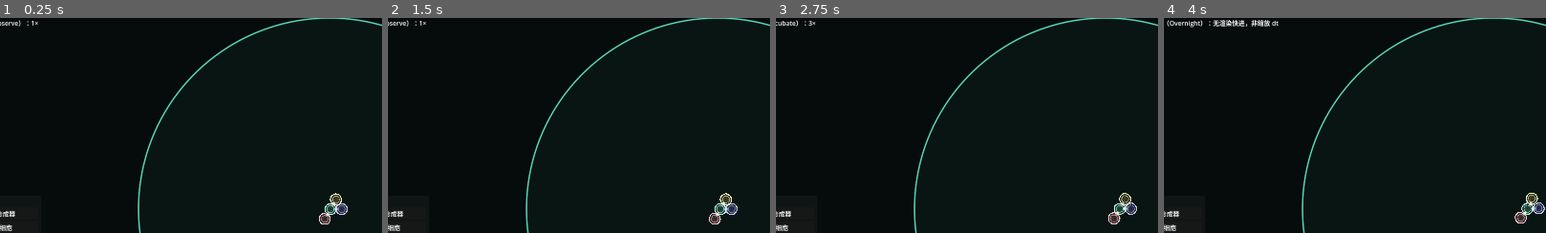
Above: before the commit, frames 1-4 (left to right).
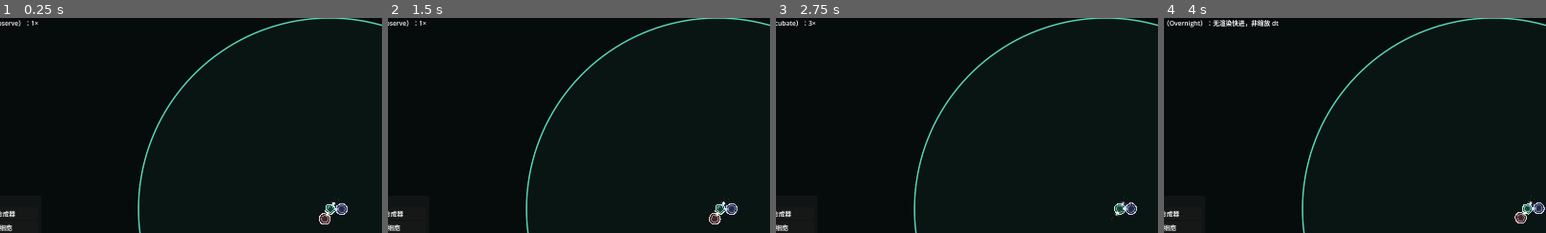
Above: after the commit, the same moments.

Repository: Oatol/cellarium
Game: Godot game, scene res://scenes/main.tscn
The game is run twice, just before and just after one commit, with the same random seed, the same clock (stepped at 60 frames per second) and the same inputs.
Inputs:
- Up to frame 1 (0.25 s): no input
- Up to frame 2 (1.5 s): click "冻结" at 0.5 s; click "观察" at 1.25 s
- Up to frame 3 (2.75 s): click "培养" at 2 s
- Up to frame 4 (4 s): click "慢速观察" at 2.75 s; click "过夜培养" at 3.5 s
The pictures show only the part of the screen within x 7-57%, y 6-56%; the shares and areas given below are measured in that part.

The runs differ from the first frame. In frame 1, 0.2% of the frame differs, in the area x 85-90%, y 81-92%; in frame 2, 0.2%; in frame 3, 0.3%, in the area x 87-93%, y 81-96%; in frame 4, 0.2%.

Commit message:
v0.8.9: stabilize shared contact chord outline

Diff:
--- a/godot/cellarium-release/scripts/rendering/CellContactChords.gd
+++ b/godot/cellarium-release/scripts/rendering/CellContactChords.gd
@@ -24,10 +24,12 @@
 	var middle: Vector2 = p0 + direction * d
 	var perpendicular: Vector2 = Vector2(-direction.y, direction.x)
 	var h: float = sqrt(h_squared)
+	# Cell Lab d(int) 的端点顺序：endpoint1 = middle - perp*h，endpoint2 = middle + perp*h。
+	# 与 A[] 的 a/b/c/d 顺序保持一致，后续排序与圆弧重建才能稳定。
 	return {
 		"valid": true,
-		"a": middle + perpendicular * h,
-		"b": middle - perpendicular * h,
+		"a": middle - perpendicular * h,
+		"b": middle + perpendicular * h,
 		"normal": direction,
 		"distance": s
 	}
@@ -104,3 +106,173 @@
 		if not occluded:
 			kept.append(chord)
 	return kept
+
+## 把世界端点转成 Cell Lab A[] 风格的局部端点。
+## 半径取两端点到中心距离的平均，保证即使 visual_radius 与物理半径不同，
+## 弦端点仍落在重建轮廓的单位圆上；angle 用于撤销速度拉伸造成的视觉旋转。
+static func make_unit_chords(
+	world_chords: Array,
+	center: Vector2,
+	angle: float,
+	fallback_radius: float
+) -> Array:
+	var result: Array = []
+	for item in world_chords:
+		var endpoint_a: Vector2 = (item.get("a", Vector2.ZERO) - center).rotated(-angle)
+		var endpoint_b: Vector2 = (item.get("b", Vector2.ZERO) - center).rotated(-angle)
+		var length_a: float = endpoint_a.length()
+		var length_b: float = endpoint_b.length()
+		var chord_radius: float = (length_a + length_b) * 0.5
+		if chord_radius < 0.000001:
+			chord_radius = maxf(0.0001, fallback_radius)
+		result.append({
+			"local_a": endpoint_a / chord_radius,
+			"local_b": endpoint_b / chord_radius,
+			"kind": int(item.get("kind", 0)),
+			"peer": int(item.get("peer", -1)),
+			"occluded": false,
+			"truncated": false
+		})
+	return result
+
+## Cell Lab a(FFFF) 第一层：两弦内部相交时截断端点。
+## 与 d15/d16 参数判据等价，d17 符号决定保留哪一侧；只改视图数据，不写模拟状态。
+static func truncate_intersections(chords: Array) -> void:
+	var count: int = chords.size()
+	for index in range(count):
+		var current: Dictionary = chords[index]
+		if bool(current.get("occluded", false)):
+			continue
+		for offset in range(1, count):
+			var other_index: int = (index + offset) % count
+			var other: Dictionary = chords[other_index]
+			if bool(other.get("occluded", false)):
+				continue
+			var p_i: Vector2 = current.get("local_a", Vector2.ZERO)
+			var q_i: Vector2 = current.get("local_b", Vector2.ZERO)
+			var p_j: Vector2 = other.get("local_a", Vector2.ZERO)
+			var q_j: Vector2 = other.get("local_b", Vector2.ZERO)
+			var v_i: Vector2 = q_i - p_i
+			var v_j: Vector2 = q_j - p_j
+			var denominator: float = cross2(v_i, v_j)
+			if absf(denominator) < 0.000000001:
+				continue
+			var delta: Vector2 = p_j - p_i
+			var t: float = cross2(delta, v_j) / denominator
+			var s: float = cross2(delta, v_i) / denominator
+			if t <= 0.0 or t >= 1.0 or s <= 0.0 or s >= 1.0:
+				continue
+			var intersection: Vector2 = p_i + v_i * t
+			var d17: float = cross2(v_j, q_i - p_j)
+			if d17 < 0.0:
+				current["local_b"] = intersection
+				other["local_a"] = intersection
+				current["truncated"] = true
+			else:
+				current["local_a"] = intersection
+				other["local_b"] = intersection
+				other["truncated"] = true
+			if cross2(current["local_a"], current["local_b"]) < 0.0:
+				current["occluded"] = true
+			if cross2(other["local_a"], other["local_b"]) < 0.0:
+				other["occluded"] = true
+
+## Cell Lab a(FFFF) 第二层：d26 遮挡标记，带端点重合剔除。
+static func mark_occluded(chords: Array) -> void:
+	var count: int = chords.size()
+	for index in range(count):
+		var current: Dictionary = chords[index]
+		if bool(current.get("occluded", false)):
+			continue
+		var p_i: Vector2 = current.get("local_a", Vector2.ZERO)
+		var q_i: Vector2 = current.get("local_b", Vector2.ZERO)
+		for other_index in range(count):
+			if other_index == index:
+				continue
+			var other: Dictionary = chords[other_index]
+			if bool(other.get("occluded", false)):
+				continue
+			var p_j: Vector2 = other.get("local_a", Vector2.ZERO)
+			var q_j: Vector2 = other.get("local_b", Vector2.ZERO)
+			if (p_i == q_j and q_i == p_j) or (p_i == p_j and q_i == q_j):
+				continue
+			var v_j: Vector2 = q_j - p_j
+			var denominator: float = cross2(p_i, v_j)
+			if absf(denominator) < 0.000000001:
+				continue
+			var d26: float = cross2(p_j, v_j) / denominator
+			if d26 > 0.0 and d26 < 1.0:
+				current["occluded"] = true
+				break
+
+## u.compareTo() 的 Godot 等价：剔除弦置末，其余按 Cell Lab 的 a/b 斜率键排序
+## （等价于极角 atan2(b,a) 在 [0,2π) 升序）。返回 true 表示 left 应排在 right 前。
+static func chord_less(left: Dictionary, right: Dictionary) -> bool:
+	var left_hidden: bool = bool(left.get("occluded", false))
+	var right_hidden: bool = bool(right.get("occluded", false))
+	if left_hidden and right_hidden:
+		return false
+	if left_hidden:
+		return false
+	if right_hidden:
+		return true
+	var p_left: Vector2 = left.get("local_a", Vector2.ZERO)
+	var p_right: Vector2 = right.get("local_a", Vector2.ZERO)
+	if p_right.y * p_left.y < 0.0:
+		return p_left.y > 0.0
+	return p_right.y * p_left.x > p_left.y * p_right.x
+
+static func sort_chords(chords: Array) -> Array:
+	var sorted_chords: Array = chords.duplicate()
+	for index in range(1, sorted_chords.size()):
+		var value: Dictionary = sorted_chords[index]
+		var cursor: int = index - 1
+		while cursor >= 0:
+			var previous: Dictionary = sorted_chords[cursor]
+			if not chord_less(value, previous):
+				break
+			sorted_chords[cursor + 1] = previous
+			cursor -= 1
+		sorted_chords[cursor + 1] = value
+	return sorted_chords
+
+## 按 Cell Lab 的固定顺序：相交截断 → 遮挡剔除 → 排序。
+static func prepare_for_render(chords: Array) -> Array:
+	truncate_intersections(chords)
+	mark_occluded(chords)
+	var kept: Array = []
+	for chord in chords:
+		if not bool(chord.get("occluded", false)):
+			kept.append(chord)
+	return sort_chords(kept)
+
+## 用弦端点 + 单位圆弧重建轮廓，替代「呼吸膜 + 顺序相关半平面裁剪」。
+## 弦段本身作为边界，非截断弦之后补解析圆弧，因此接触点不会随相位或裁剪顺序跳动。
+static func build_outline(chords: Array, arc_steps: int = 3) -> PackedVector2Array:
+	var result: PackedVector2Array = PackedVector2Array()
+	var count: int = chords.size()
+	if count == 0:
+		return result
+	var steps: int = maxi(1, arc_steps)
+	for index in range(count):
+		var current: Dictionary = chords[index]
+		var endpoint_a: Vector2 = current.get("local_a", Vector2.ZERO)
+		var endpoint_b: Vector2 = current.get("local_b", Vector2.ZERO)
+		result.append(endpoint_a)
+		result.append(endpoint_b)
+		var next: Dictionary = chords[(index + 1) % count]
+		var next_a: Vector2 = next.get("local_a", Vector2.ZERO)
+		if endpoint_b.distance_squared_to(next_a) < 0.0000000001:
+			continue
+		var cross_value: float = endpoint_b.x * next_a.y - next_a.x * endpoint_b.y
+		var start_angle: float = atan2(endpoint_b.y, endpoint_b.x)
+		var end_angle: float = atan2(next_a.y, next_a.x)
+		var span: float = fposmod(end_angle - start_angle, TAU)
+		if span < 0.00001:
+			continue
+		var arc_count: int = 4 if cross_value <= 0.0 else steps
+		for step in range(1, arc_count + 1):
+			var ratio: float = float(step) / float(arc_count + 1)
+			var angle_value: float = start_angle + span * ratio
+			result.append(Vector2(cos(angle_value), sin(angle_value)))
+	return result
--- a/godot/cellarium-release/scripts/rendering/CellView.gd
+++ b/godot/cellarium-release/scripts/rendering/CellView.gd
@@ -113,20 +113,17 @@
 	var unit: PackedVector2Array = _membrane.outline(_shape_time, _stretch)
 	var angle: float = 0.0 if _stretch < 0.001 else _velocity.angle()
 	if not _chords.is_empty():
-		# 共享弦路径：弦端点由渲染层成对计算并原样下发，双方膜在接触处共边。
-		# 先剔除被遮挡的弦，再把轮廓裁到每条弦的内侧（保留细胞中心一侧）。
-		var unit_chords: Array = []
-		for chord in _chords:
-			var endpoint_a: Vector2 = chord.get("a", Vector2.ZERO)
-			var endpoint_b: Vector2 = chord.get("b", Vector2.ZERO)
-			unit_chords.append({
-				"local_a": (endpoint_a - global_position).rotated(-angle) / visual_radius,
-				"local_b": (endpoint_b - global_position).rotated(-angle) / visual_radius,
-				"kind": int(chord.get("kind", 0))
-			})
-		unit_chords = CHORDS.call("cull_occluded", unit_chords)
-		for chord in unit_chords:
-			unit = CHORDS.call("clip_keep_origin", unit, chord["local_a"], chord["local_b"])
+		# 共享弦路径按 Cell Lab a(FFFF) 的顺序：相交截断 → 遮挡剔除 → 排序 → 圆弧重建轮廓。
+		# 不再用呼吸扰动的膜做顺序相关半平面裁剪，接触点因此不会随相位或邻居顺序抽搐。
+		var unit_chords: Array = CHORDS.call("make_unit_chords", _chords, global_position, angle, visual_radius)
+		var prepared: Array = CHORDS.call("prepare_for_render", unit_chords)
+		var chord_outline: PackedVector2Array = CHORDS.call("build_outline", prepared, 3)
+		if chord_outline.size() >= 3:
+			unit = chord_outline
+		else:
+			# 退化回退：保留旧半平面裁剪，避免极端几何下轮廓为空。
+			for chord in prepared:
+				unit = CHORDS.call("clip_keep_origin", unit, chord["local_a"], chord["local_b"])
 	var world_points: PackedVector2Array = PackedVector2Array()
 	var inner_points: PackedVector2Array = PackedVector2Array()
 	for point in unit:
--- a/godot/cellarium-release/tools/SmokeTest.gd
+++ b/godot/cellarium-release/tools/SmokeTest.gd
@@ -1892,10 +1892,12 @@
 	if organelle_count < 5:
 		push_error("SmokeTest: procedural cell needs at least 5 organelles")
 		instance.queue_free(); return false
-	if body.polygon.size() < 64 or int(first_view.call("get_outline_point_count")) < 64:
-		push_error("SmokeTest: elastic membrane outline not generated")
-		instance.queue_free(); return false
-	if inner_ring.points.size() < 64 or nucleus.polygon.size() < 8:
+	var initial_chord_count: int = int(first_view.call("get_chord_count"))
+	var minimum_outline_points: int = 4 if initial_chord_count > 0 else 64
+	if body.polygon.size() < minimum_outline_points or int(first_view.call("get_outline_point_count")) < minimum_outline_points:
+		push_error("SmokeTest: membrane outline not generated")
+		instance.queue_free(); return false
+	if inner_ring.points.size() < minimum_outline_points or nucleus.polygon.size() < 8:
 		push_error("SmokeTest: inner ring / nucleus not generated")
 		instance.queue_free(); return false
 	# 极高碰撞速度下形变也必须受限，不能拉成夸张椭圆。
@@ -2001,6 +2003,42 @@
 	if kept.size() != 1:
 		push_error("SmokeTest: cull_occluded must drop the hidden chord")
 		return false
+	# 弦轮廓必须与输入顺序无关，且弦端点就是膜顶点；这是消除接触点抽搐的核心契约。
+	var left_chord: Dictionary = {"a": Vector2(-6.0, -2.0), "b": Vector2(-6.0, 2.0), "peer": 0}
+	var right_chord: Dictionary = {"a": Vector2(6.0, -2.0), "b": Vector2(6.0, 2.0), "peer": 1}
+	var unit_forward: Array = helper.call(
+		"make_unit_chords", [left_chord, right_chord], Vector2.ZERO, 0.0, 7.0
+	)
+	var prepared_forward: Array = helper.call("prepare_for_render", unit_forward)
+	var outline_forward: PackedVector2Array = helper.call("build_outline", prepared_forward, 3)
+	var unit_reverse: Array = helper.call(
+		"make_unit_chords", [right_chord, left_chord], Vector2.ZERO, 0.0, 7.0
+	)
+	var prepared_reverse: Array = helper.call("prepare_for_render", unit_reverse)
+	var outline_reverse: PackedVector2Array = helper.call("build_outline", prepared_reverse, 3)
+	if outline_forward.size() < 4 or outline_forward.size() != outline_reverse.size():
+		push_error("SmokeTest: chord outline must be stable under input permutation")
+		return false
+	for index in range(outline_forward.size()):
+		if outline_forward[index].distance_to(outline_reverse[index]) > 0.0001:
+			push_error("SmokeTest: chord outline order changed with neighbor order")
+			return false
+		if absf(outline_forward[index].length() - 1.0) > 0.001:
+			push_error("SmokeTest: chord outline vertices must lie on the unit circle")
+			return false
+	for chord_entry in prepared_forward:
+		var outline_endpoint_a: Vector2 = chord_entry.get("local_a", Vector2.ZERO)
+		var outline_endpoint_b: Vector2 = chord_entry.get("local_b", Vector2.ZERO)
+		var found_a: bool = false
+		var found_b: bool = false
+		for point in outline_forward:
+			if point.distance_to(outline_endpoint_a) < 0.0001:
+				found_a = true
+			if point.distance_to(outline_endpoint_b) < 0.0001:
+				found_b = true
+		if not found_a or not found_b:
+			push_error("SmokeTest: chord endpoints must be membrane vertices")
+			return false
 	# 渲染层每对细胞只算一次，双方视图收到完全相同的世界端点。
 	var scene: PackedScene = load("res://scenes/main.tscn") as PackedScene
 	var instance: Node = scene.instantiate()
@@ -2077,8 +2115,31 @@
 	if view_with_chord == null:
 		push_error("SmokeTest: no view with chords")
 		instance.queue_free(); return false
+	# 接触轮廓不得随呼吸相位变化；同一批弦重复刷新应逐点一致。
+	var outline_before: PackedVector2Array = (view_with_chord.get_node_or_null("Outline") as Line2D).points.duplicate()
+	view_with_chord.set("_shape_time", 1.2345)
+	view_with_chord.call("_refresh_shape")
+	var outline_after: PackedVector2Array = (view_with_chord.get_node_or_null("Outline") as Line2D).points
+	if outline_before.size() != outline_after.size():
+		push_error("SmokeTest: contact outline changed size with membrane phase")
+		instance.queue_free(); return false
+	for index in range(outline_before.size()):
+		if outline_before[index].distance_to(outline_after[index]) > 0.001:
+			push_error("SmokeTest: contact outline twitched with membrane phase")
+			instance.queue_free(); return false
+	# 渲染只读：反复刷新视图不得改变模拟状态 hash。
+	var hash_before_render: int = int(manager.call("get_state_hash"))
+	for index in range(chord_counts.size()):
+		var refresh_view: Node2D = layer.get_child(index) as Node2D
+		if refresh_view != null:
+			refresh_view.call("_refresh_shape")
+			refresh_view.call("_refresh_shape")
+	var hash_after_render: int = int(manager.call("get_state_hash"))
+	if hash_before_render != hash_after_render:
+		push_error("SmokeTest: chord rendering must not change simulation state hash")
+		instance.queue_free(); return false
 	var points: PackedVector2Array = (view_with_chord.get_node_or_null("Outline") as Line2D).points
-	if points.size() < 16:
+	if points.size() < 4:
 		push_error("SmokeTest: chord-clipped membrane lost its outline")
 		instance.queue_free(); return false
 	instance.queue_free()
Not shown, changed: CHANGELOG.md
Not shown, changed: analysis/CellLab_细胞物理与外观_代码级分析.md
